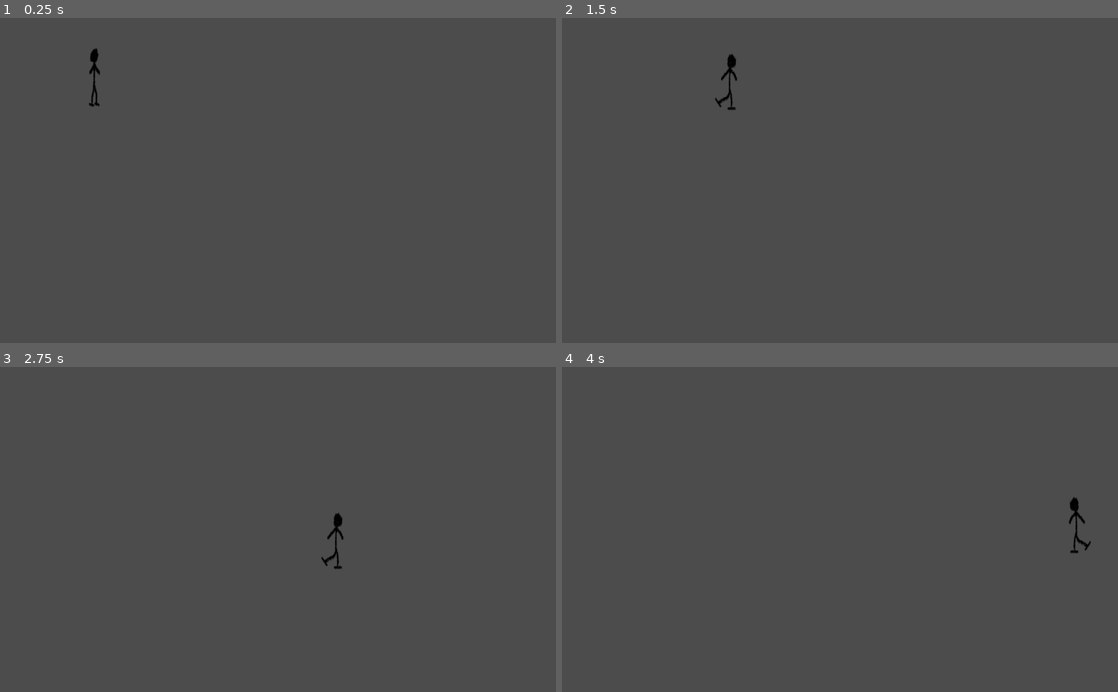
Above: before the commit, frames 1-4 (two rows, left to right).
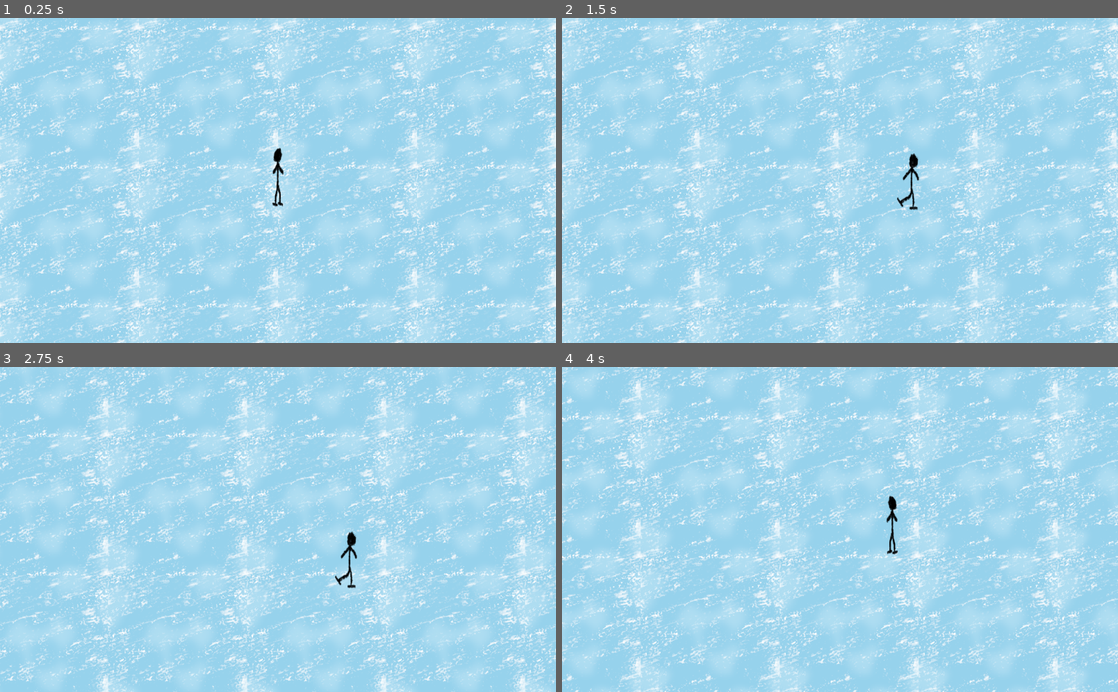
Above: after the commit, the same moments.

Repository: RokaRoka/legsktate
Game: Godot game, scene res://Game.tscn
Same seed, same stepped clock (60 frames per second), same inputs: the game is played once before the commit and once after it. The project has no main scene, so this scene is started directly.
Inputs:
- Up to frame 1 (0.25 s): no input
- Up to frame 2 (1.5 s): tap Enter at 0.5 s; hold D 0.53-1.28 s; hold S from 1.28 s (still down)
- Up to frame 3 (2.75 s): release S at 2.03 s; hold D from 2.03 s (still down)
- Up to frame 4 (4 s): release D at 2.78 s; hold W 2.78-3.53 s; hold A from 3.53 s (still down)

The runs differ from the first frame. In frame 1, 100% of the frame differs, in the area x 0-100%, y 0-100%; in frame 2, 100%; in frame 3, 100%; in frame 4, 100%.

Commit message:
Player camera and bg tiles

Diff:
--- a/Game.tscn
+++ b/Game.tscn
@@ -1,8 +1,40 @@
-[gd_scene load_steps=7 format=2]
+[gd_scene load_steps=10 format=2]
 
 [ext_resource path="res://Player.gd" type="Script" id=1]
 [ext_resource path="res://manskate1.png" type="Texture" id=2]
 [ext_resource path="res://manskate2.png" type="Texture" id=3]
+[ext_resource path="res://icetile1.png" type="Texture" id=4]
+[ext_resource path="res://icetile2.png" type="Texture" id=5]
+
+[sub_resource type="TileSet" id=4]
+0/name = "icetile1.png 0"
+0/texture = ExtResource( 4 )
+0/tex_offset = Vector2( 0, 0 )
+0/modulate = Color( 1, 1, 1, 1 )
+0/region = Rect2( 0, 0, 256, 256 )
+0/tile_mode = 0
+0/occluder_offset = Vector2( 0, 0 )
+0/navigation_offset = Vector2( 0, 0 )
+0/shape_offset = Vector2( 0, 0 )
+0/shape_transform = Transform2D( 1, 0, 0, 1, 0, 0 )
+0/shape_one_way = false
+0/shape_one_way_margin = 0.0
+0/shapes = [  ]
+0/z_index = 0
+1/name = "icetile2.png 1"
+1/texture = ExtResource( 5 )
+1/tex_offset = Vector2( 0, 0 )
+1/modulate = Color( 1, 1, 1, 1 )
+1/region = Rect2( 0, 0, 256, 256 )
+1/tile_mode = 0
+1/occluder_offset = Vector2( 0, 0 )
+1/navigation_offset = Vector2( 0, 0 )
+1/shape_offset = Vector2( 0, 0 )
+1/shape_transform = Transform2D( 1, 0, 0, 1, 0, 0 )
+1/shape_one_way = false
+1/shape_one_way_margin = 0.0
+1/shapes = [  ]
+1/z_index = 0
 
 [sub_resource type="CircleShape2D" id=1]
 
@@ -40,9 +72,25 @@
 
 [node name="Game" type="Node2D"]
 
+[node name="TileMap" type="TileMap" parent="."]
+tile_set = SubResource( 4 )
+cell_size = Vector2( 256, 256 )
+format = 1
+tile_data = PoolIntArray( -65538, 0, 0, -65537, 0, 0, -131072, 0, 0, -131071, 0, 0, -131070, 0, 0, -131069, 0, 0, -131068, 0, 0, -131067, 0, 0, -2, 0, 0, -1, 0, 0, -65536, 0, 0, -65535, 0, 0, -65534, 0, 0, -65533, 0, 0, -65532, 0, 0, -65531, 0, 0, 65534, 0, 0, 65535, 0, 0, 0, 0, 0, 1, 0, 0, 2, 0, 0, 3, 0, 0, 4, 0, 0, 5, 0, 0, 131070, 0, 0, 131071, 0, 0, 65536, 0, 0, 65537, 0, 0, 65538, 0, 0, 65539, 0, 0, 65540, 0, 0, 65541, 0, 0, 196606, 0, 0, 196607, 0, 0, 131072, 0, 0, 131073, 0, 0, 131074, 0, 0, 131075, 0, 0, 131076, 0, 0, 131077, 0, 0, 262142, 0, 0, 262143, 0, 0, 196608, 0, 0, 196609, 0, 0, 196610, 0, 0, 196611, 0, 0, 196612, 0, 0, 196613, 0, 0, 524288, 0, 0, 524292, 0, 0, 524296, 0, 0, 524300, 0, 0 )
+
+[node name="ScreenBorder" type="StaticBody2D" parent="."]
+visible = false
+
+[node name="CollisionPolygon2D" type="CollisionPolygon2D" parent="ScreenBorder"]
+build_mode = 1
+polygon = PoolVector2Array( 8, 8, 8, 592, 1016, 592, 1016, 8 )
+
 [node name="Player" type="KinematicBody2D" parent="."]
-position = Vector2( 174.066, 158.089 )
+position = Vector2( 512, 320 )
 script = ExtResource( 1 )
+__meta__ = {
+"_edit_group_": true
+}
 
 [node name="CollisionShape2D" type="CollisionShape2D" parent="Player"]
 shape = SubResource( 1 )
@@ -56,10 +104,14 @@
 anims/idle = SubResource( 2 )
 anims/skate = SubResource( 3 )
 
-[node name="ScreenBorder" type="StaticBody2D" parent="."]
-
-[node name="CollisionPolygon2D" type="CollisionPolygon2D" parent="ScreenBorder"]
-build_mode = 1
-polygon = PoolVector2Array( 8, 8, 8, 592, 1016, 592, 1016, 8 )
+[node name="Camera2D" type="Camera2D" parent="Player"]
+position = Vector2( 0, -42 )
+current = true
+limit_smoothed = true
+drag_margin_h_enabled = true
+drag_margin_v_enabled = true
+drag_margin_left = 0.25
+drag_margin_right = 0.25
+editor_draw_drag_margin = true
 
 [connection signal="animation_finished" from="Player/AnimationPlayer" to="Player" method="_on_AnimationPlayer_animation_finished"]
Binary file added: icetile1.png
Not shown, added: icetile1.png.import
Binary file added: icetile2.png
Not shown, added: icetile2.png.import
